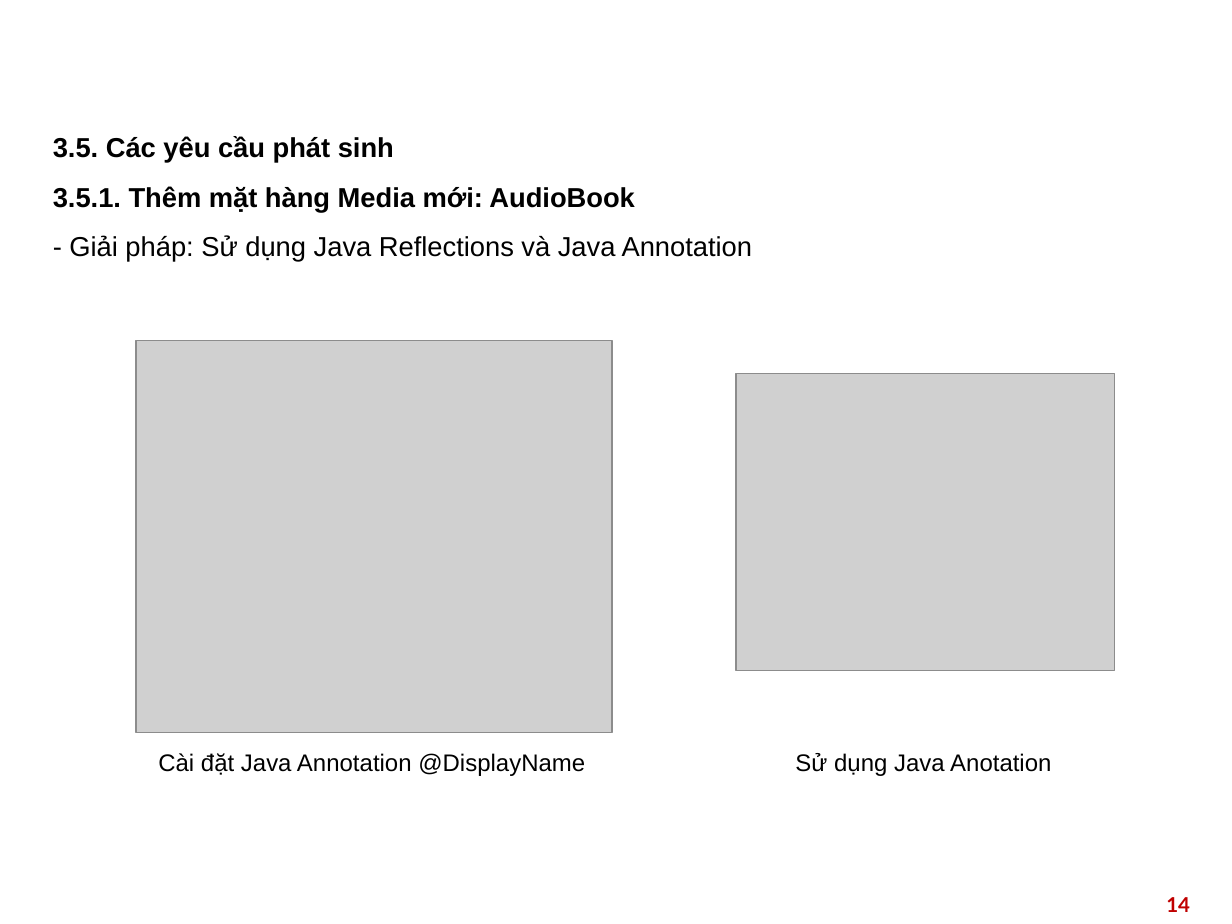
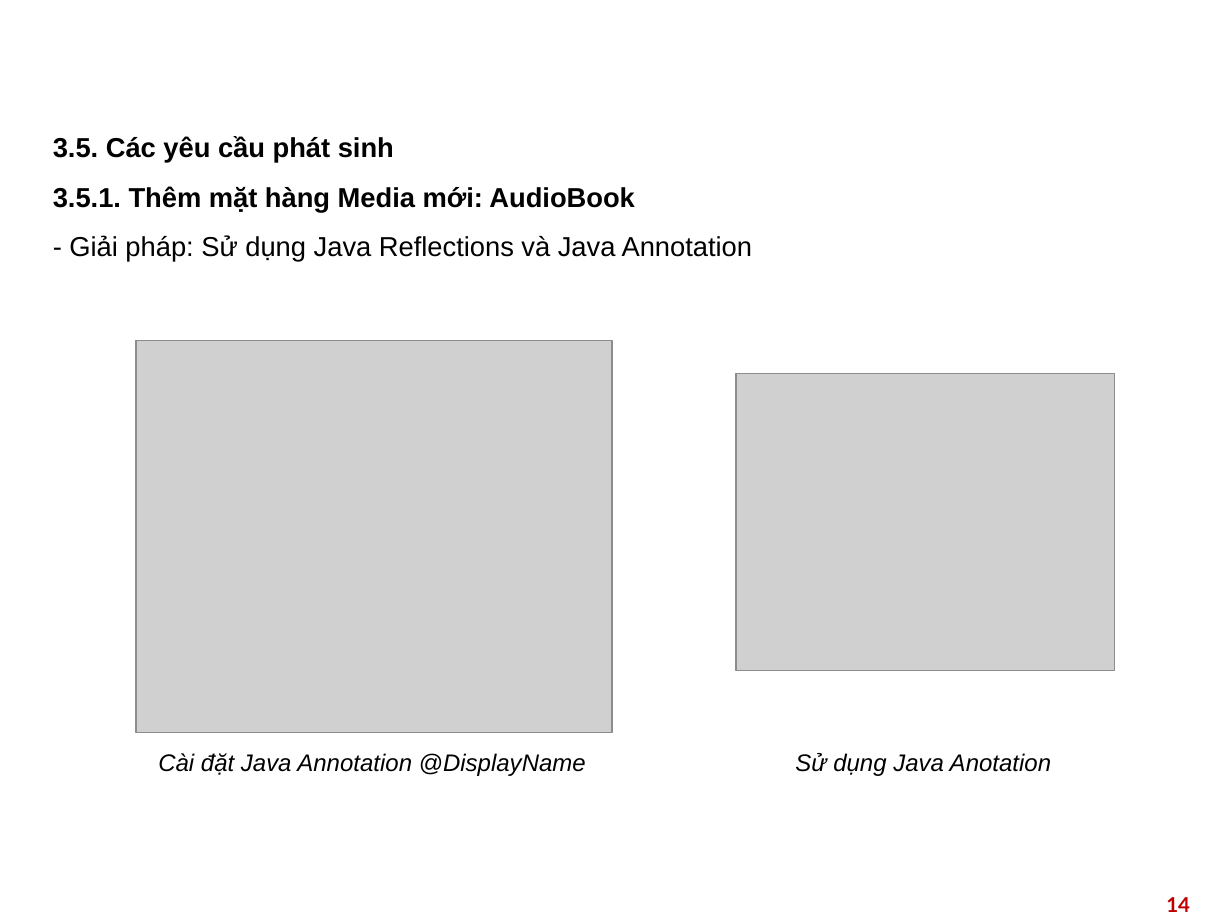
Before and after one commit to HieuPham2000/DP.20212.03, a slide deck: slide 14 of presentation/Design_Pattern_Slide.pptx. Drawn at 1232x924 pixels with LibreOffice and Linux fonts; fonts in the diff are those of the drawing; grey boxes stand for pictures; background and template pictures are left out. Boxes give left, top, right and bottom in pixels: in the first picture for what was removed or moved away, otherwise in the second. Text is boxed around its words. In the diff, an @@ line names an element or a change of style, - is before the commit and + after.

```diff
--- a/presentation/Design_Pattern_Slide.pptx
+++ b/presentation/Design_Pattern_Slide.pptx
@@ text "Cài đặt Java Annotation @DisplayName" at [158,753,586,776]: italic on @@
@@ text "Sử dụng Java Anotation" at [795,753,1051,776]: italic on @@
```
Also in this commit, not shown: 4 other slides changed, 7 other files.
